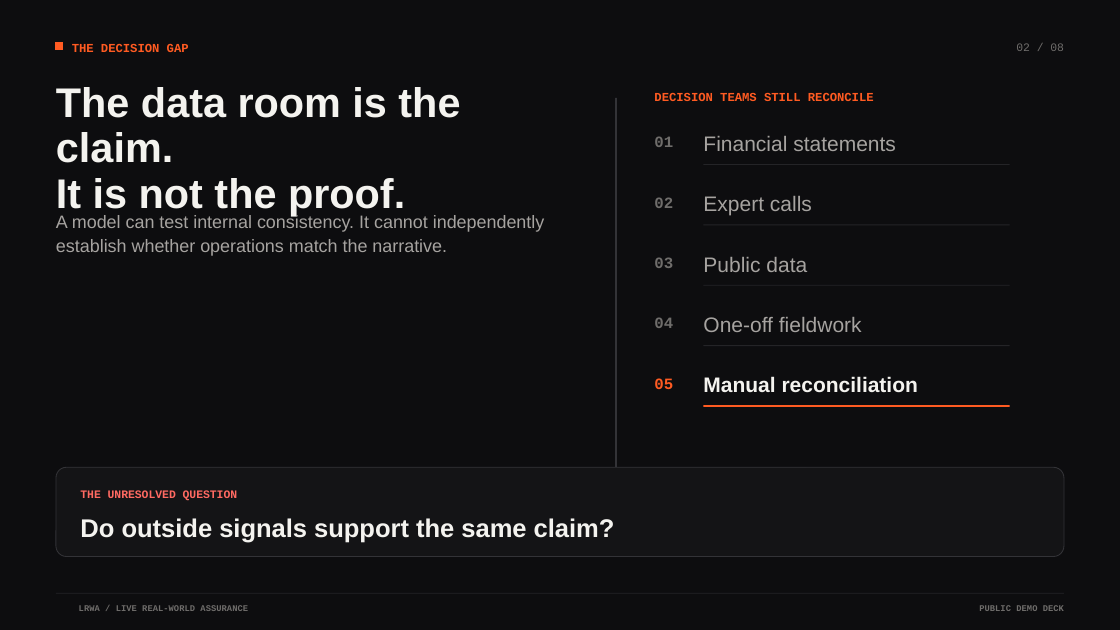
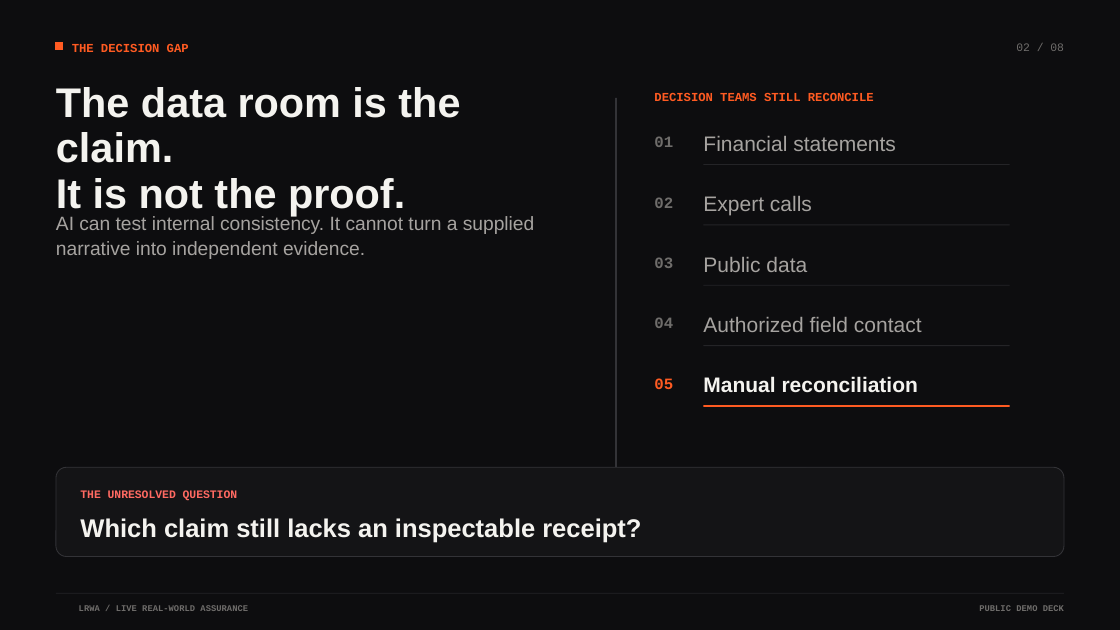
Before and after one commit to 0xWeakSheep/lrwa-agent-web, a slide deck: slide 2 of public/materials/LRWA_Seed_Deck.pptx. Drawn at 1120x630 pixels with LibreOffice and Linux fonts; fonts in the diff are those of the drawing; background and template pictures are left out. Boxes give left, top, right and bottom in pixels: in the first picture for what was removed or moved away, otherwise in the second. Text is boxed around its words. In the diff, an @@ line names an element or a change of style, - is before the commit and + after.

Commit message:
feat: ship truthful evidence operations workflow

```diff
--- a/public/materials/LRWA_Seed_Deck.pptx
+++ b/public/materials/LRWA_Seed_Deck.pptx
@@ text at bbox=[56, 215, 534, 259]: text changed; size 15.4 to 16.5 pt @@
-A model can test internal consistency. It cannot independently establish whether operations match the narrative.
+AI can test internal consistency. It cannot turn a supplied narrative into independent evidence.
@@ text at bbox=[703, 317, 922, 332]: text changed @@
-One-off fieldwork
+Authorized field contact
@@ text at bbox=[80, 518, 641, 543]: text changed @@
-Do outside signals support the same claim?
+Which claim still lacks an inspectable receipt?
```
Also in this commit, not shown: 7 other slides changed, 40 other files.
